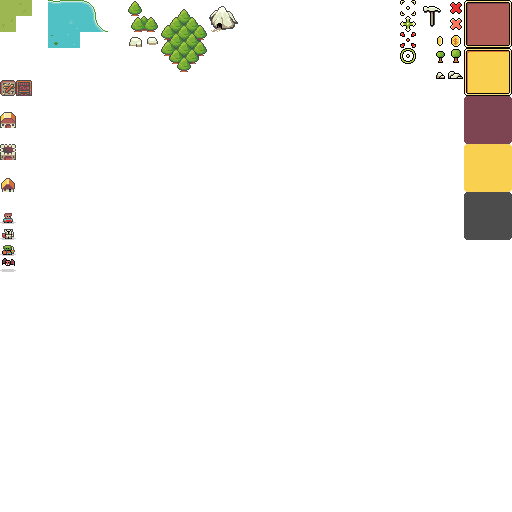
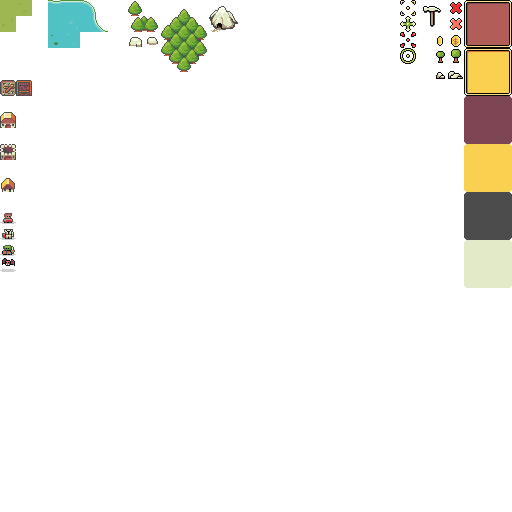
Layers edited between the first and the second 512x512 image:
painted on "9 patches" over 464, 240, 512, 288
